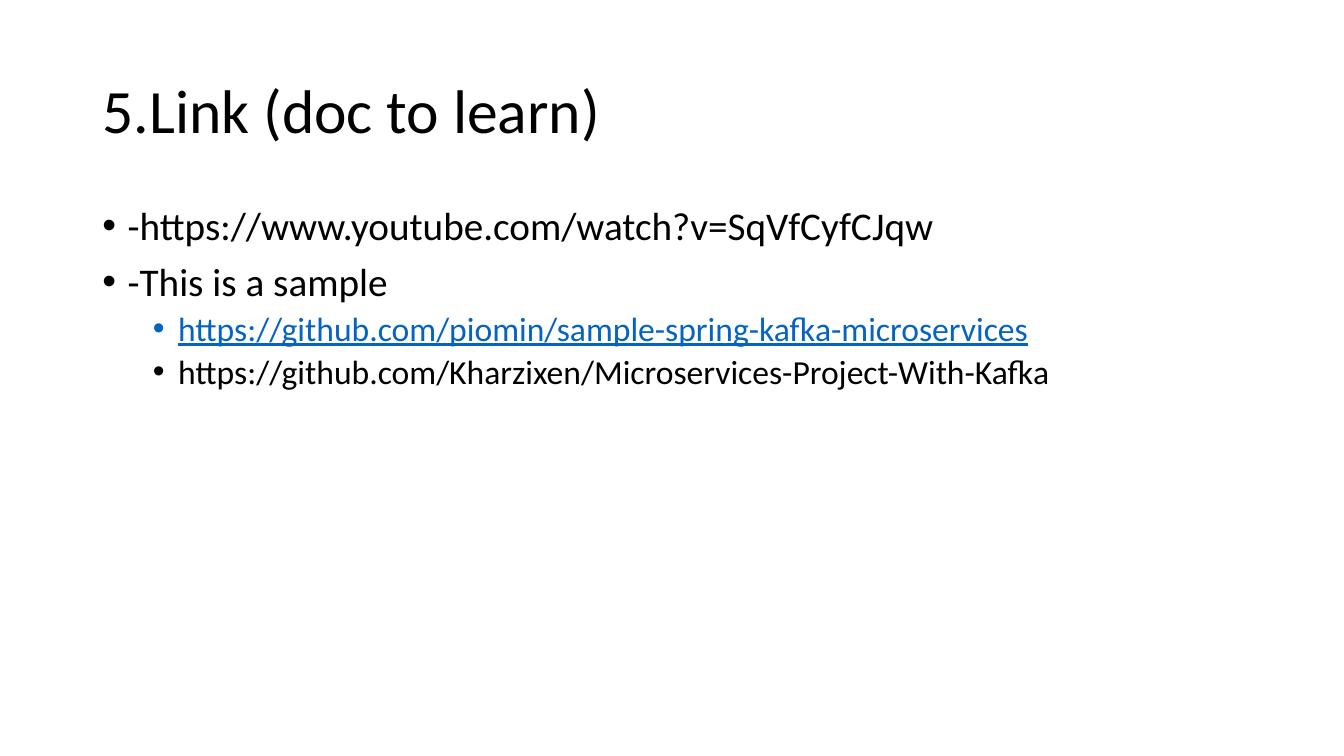
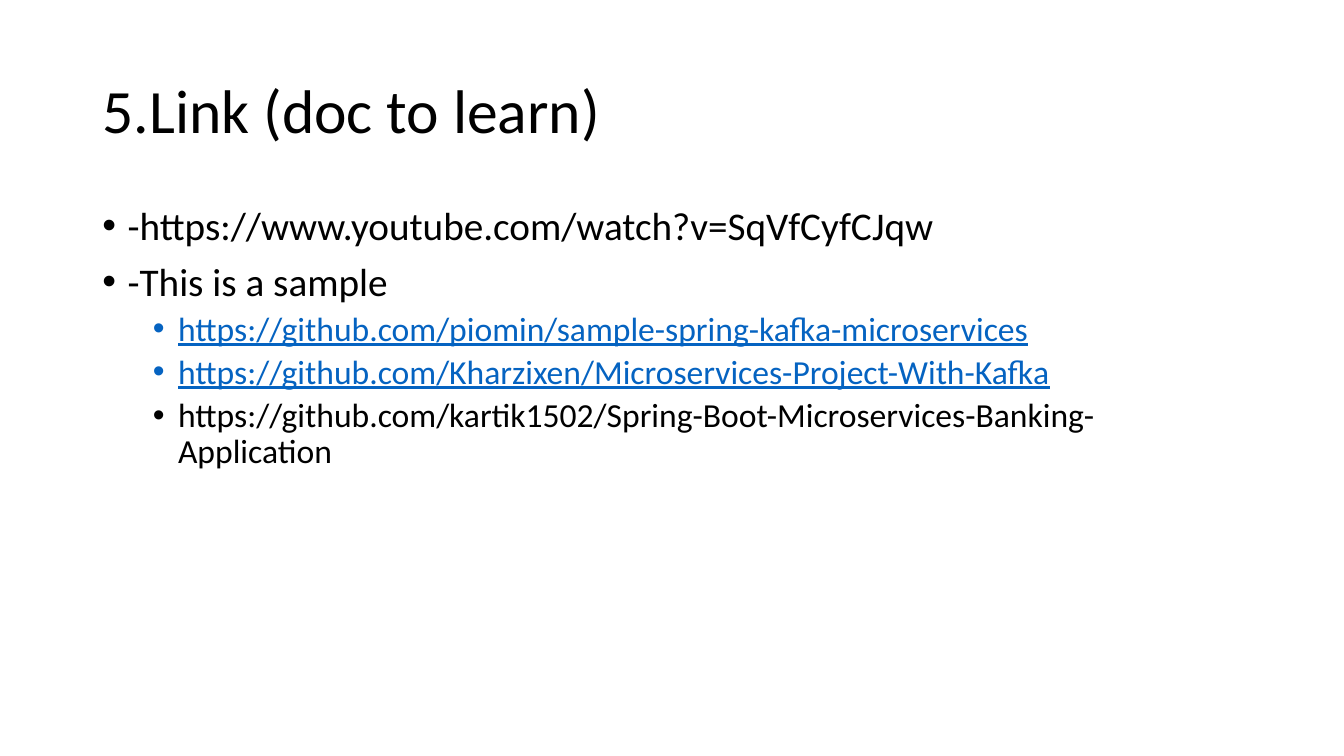
Before and after one commit to JAVaFAPT2/WebBanking, a slide deck: slide 8 of WEBBANKING.pptx. Drawn at 1344x756 pixels with LibreOffice and Linux fonts; fonts in the diff are those of the drawing. Boxes give left, top, right and bottom in pixels: in the first picture for what was removed or moved away, otherwise in the second. Text is boxed around its words. In the diff, an @@ line names an element or a change of style, - is before the commit and + after.

```diff
--- a/WEBBANKING.pptx
+++ b/WEBBANKING.pptx
@@ text at box(178, 360, 1049, 390): text colour #000000 to #0563C1, underline on in "https://github.com/Kharzixen/Microservices-Project-With-Kafk ..." @@
@@ text at box(178, 403, 1094, 469): paragraph added @@
+  • https://github.com/kartik1502/Spring-Boot-Microservices-Banking-Application
```
